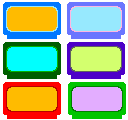
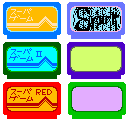
Revision of a layered 128×120 image; what changed, layer by layer:
painted on "logos" over [7, 7, 121, 108]
